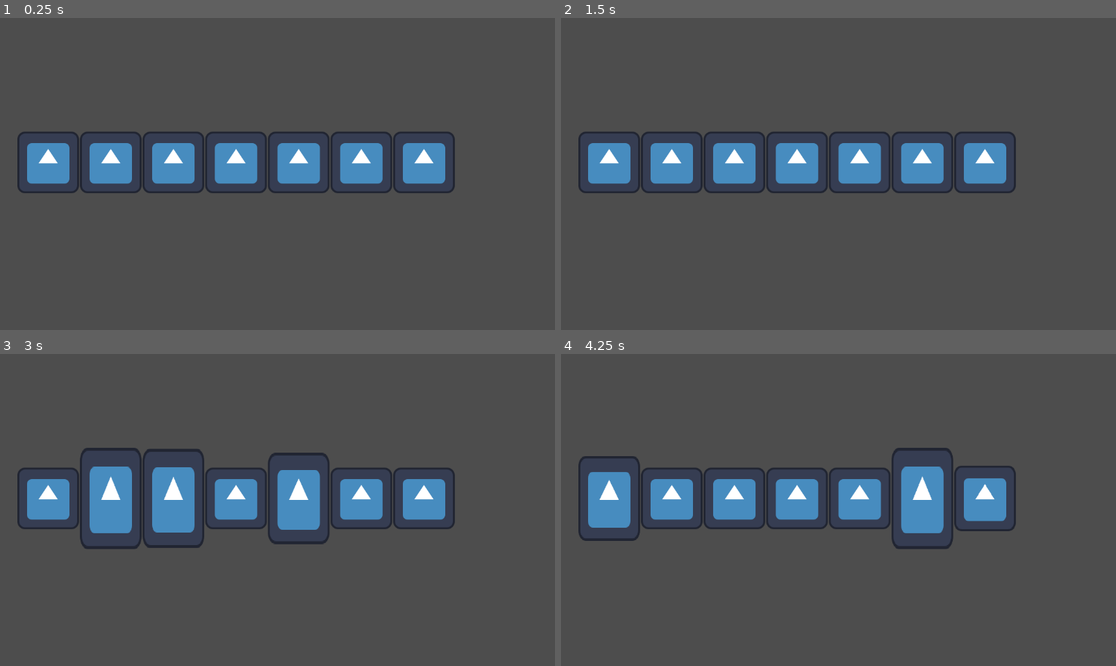
Above: before the commit, frames 1-4 (two rows, left to right).
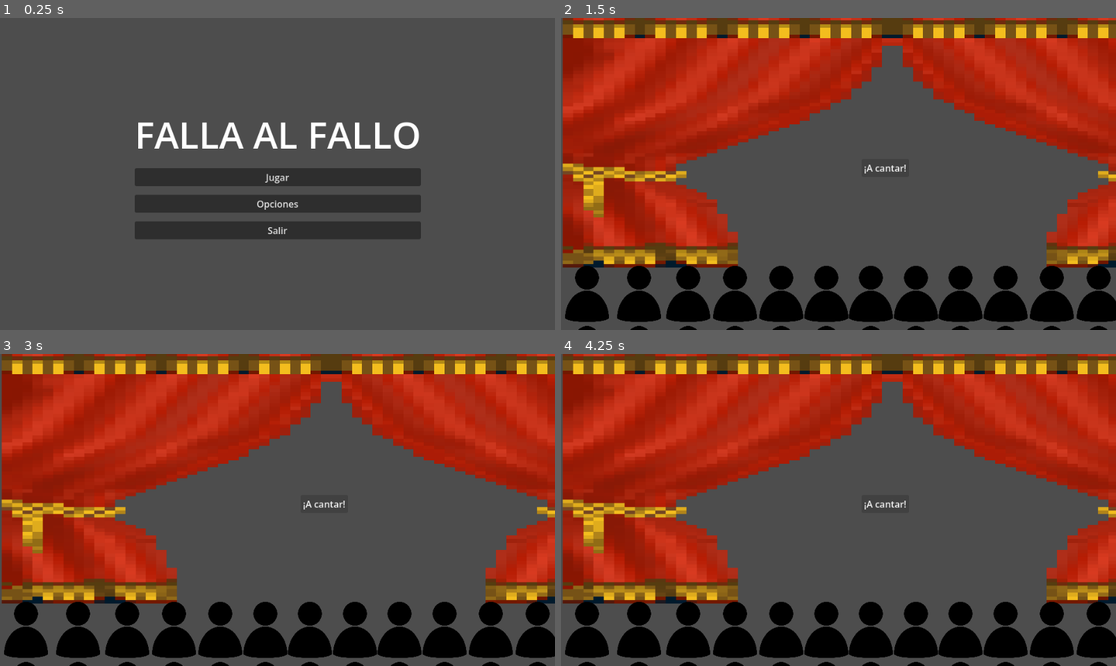
Above: after the commit, the same moments.

Repository: Sromerop0610/LosMataos
Game: Godot game, scene res://Scenes/menú_principal.tscn
The game is run twice, just before and just after one commit, with the same random seed, the same clock (stepped at 60 frames per second) and the same inputs. Before the commit the project starts from res://Scenes/publico.tscn. The engine's default icon, where the game draws it, is replaced by a stand-in: a white triangle on a blue panel in a dark square.
Inputs (mouse positions are in pixels of both pictures, inside the frame that each line leads up to):
- Up to frame 1 (0.25 s): no input
- Up to frame 2 (1.5 s): click (838, 177) at 0.5 s, where only the run after the commit has a clickable "Jugar"; click (882, 167) at 1.25 s, where only the run after the commit has a clickable "¡A cantar!"
- Up to frame 3 (3 s): click (321, 503) at 2 s, where only the run after the commit has a clickable "¡A cantar!"; click (321, 503) at 2.75 s, where only the run after the commit has a clickable "¡A cantar!"
- Up to frame 4 (4.25 s): no input

The runs differ from the first frame. In frame 1, 17% of the frame differs, in the area x 3-82%, y 33-71%; in frame 2, 66%; in frame 3, 67%, in the area x 0-100%, y 0-100%; in frame 4, 67%.

Commit message:
Gitignore y bug de utf8

Diff:
--- a/project.godot
+++ b/project.godot
@@ -11,13 +11,18 @@
 [application]
 
 config/name="MalagaJam26"
-run/main_scene="uid://wg5gilbtcw6p"
+run/main_scene="uid://cs8ng15wu6v6e"
 config/features=PackedStringArray("4.6", "GL Compatibility")
 config/icon="res://icon.svg"
 
 [autoload]
-ñ
+
 GlobalSignals="*uid://dmp1lompkbtkd"
+
+[display]
+
+window/size/viewport_width=960
+window/size/viewport_height=540
 
 [file_customization]
 
Not shown, changed: export_presets.cfg
Not shown, changed: .gitignore
